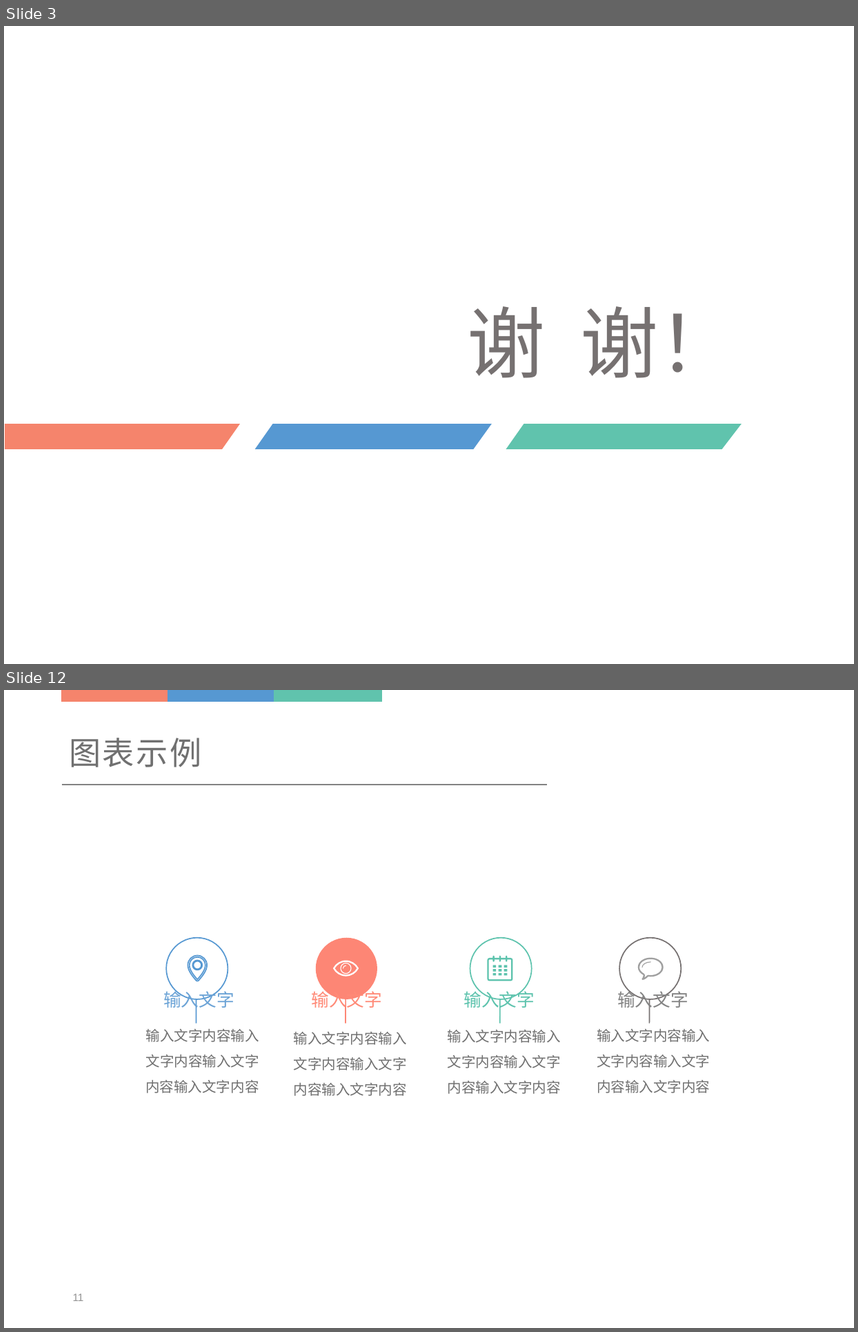
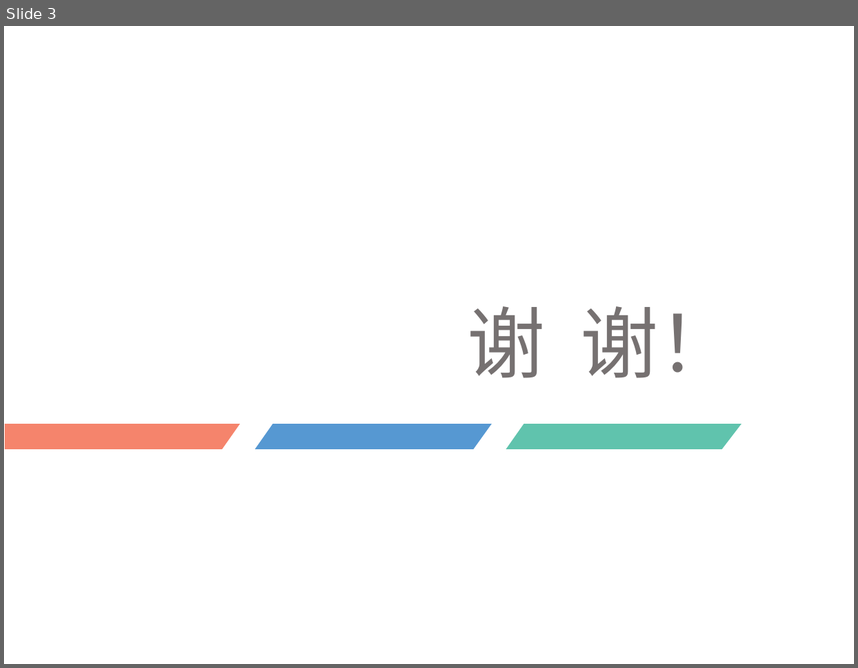
Before and after one commit to zhenglei2025/open-notebook, a slide deck: ppttemplate/template1.pptx. Shown one above the other, each under a label of ours: slides 3 and 12 before the commit, slide 3 after it; the slides between them are not shown. The pictures are 858x1332 and 858x668 pixels, drawn with LibreOffice and Linux fonts; fonts in the diff are those of the drawing; background and template pictures are left out. Boxes give left, top, right and bottom in pixels: in the first picture for what was removed or moved away, otherwise in the second. Text is boxed around its words. In the diff, an @@ line names an element or a change of style, - is before the commit and + after.

```diff
--- a/ppttemplate/template1.pptx
+++ b/ppttemplate/template1.pptx
@@ slide 12 removed at (4,690,854,1328), background #FFFFFF @@
@@ rectangle removed at (63,690,169,701) @@
@@ rectangle removed at (169,690,275,701) @@
@@ rectangle removed at (275,690,381,701) @@
@@ text removed at (69,738,201,767) @@
-图表示例
@@ line removed from (62, 785) to (547, 785) @@
@@ ellipse removed at (470,938,531,998) @@
@@ ellipse removed at (619,938,681,998) @@
@@ group removed at (166,938,228,1023): 2 freeform shapes, 1 line, 1 ellipse @@
@@ freeform shape removed at (638,958,664,980) @@
@@ group removed at (316,938,377,1023): 3 freeform shapes, 1 line, 1 ellipse @@
@@ line removed from (500, 973) to (499, 1023) @@
@@ group removed at (488,955,513,980): 10 freeform shapes @@
@@ freeform shape removed at (642,961,651,967) @@
@@ line removed from (649, 973) to (649, 1023) @@
@@ text removed at (163,988,234,1011) @@
-输入文字
@@ text removed at (312,988,383,1011) @@
-输入文字
@@ text removed at (464,988,535,1011) @@
-输入文字
@@ text removed at (617,988,688,1011) @@
-输入文字
@@ text removed at (145,1029,259,1093) @@
-输入文字内容输入文字内容输入文字内容输入文字内容
@@ text removed at (294,1032,407,1096) @@
-输入文字内容输入文字内容输入文字内容输入文字内容
@@ text removed at (448,1029,561,1094) @@
-输入文字内容输入文字内容输入文字内容输入文字内容
@@ text removed at (597,1029,710,1093) @@
-输入文字内容输入文字内容输入文字内容输入文字内容
@@ page number removed at (73,1293,84,1301) @@
-11
```
Also in this commit, not shown: 9 other slides removed, 8 other files.
